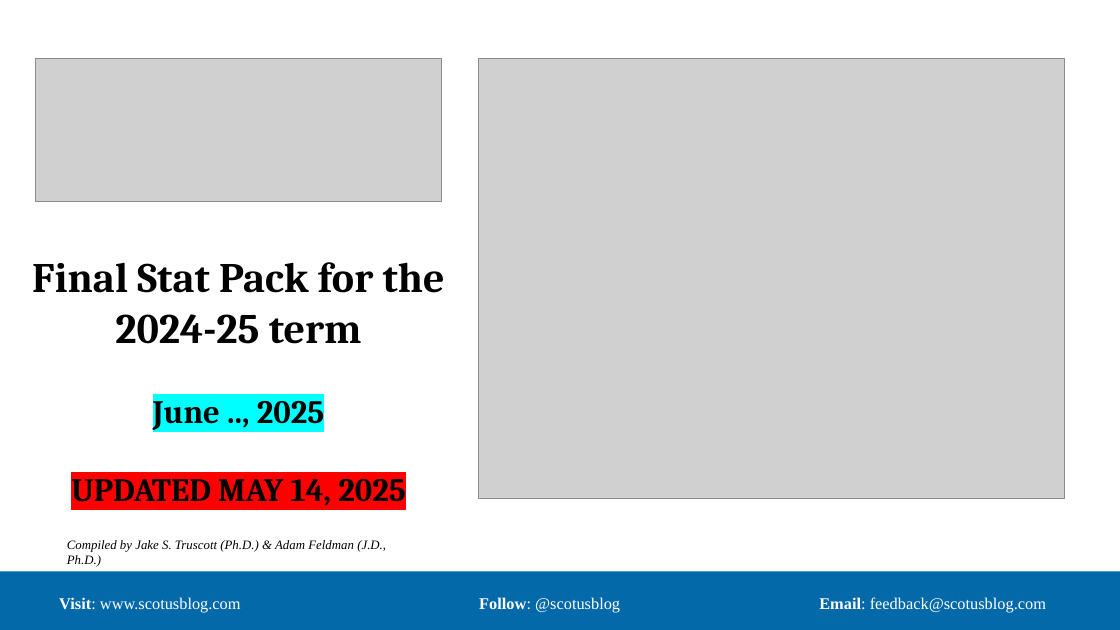
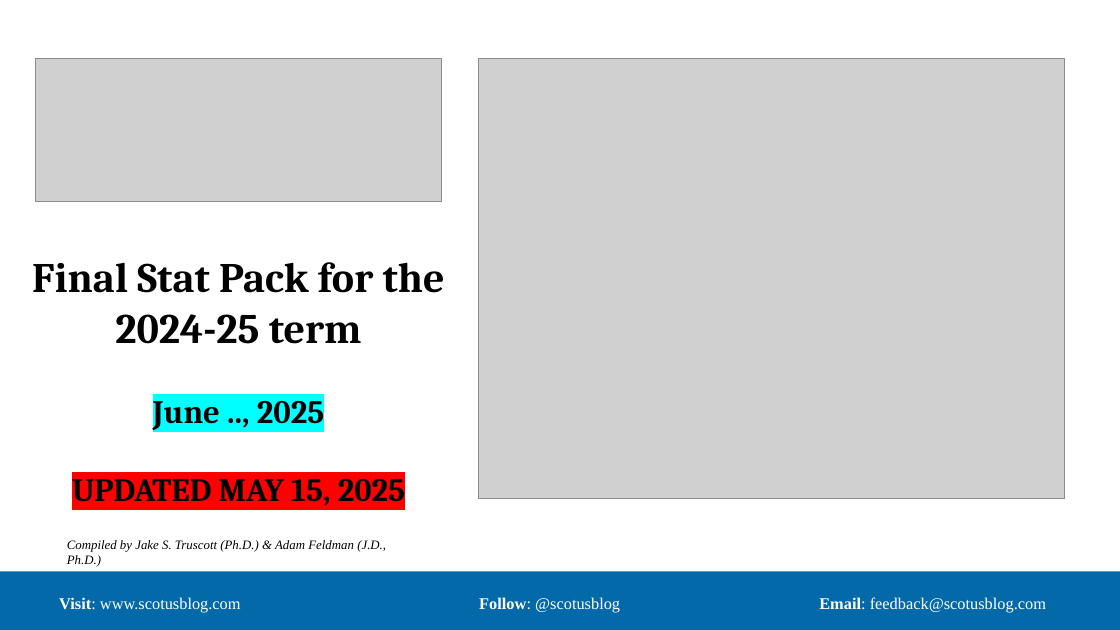
Before and after one commit to JakeTruscott/scotuswatch, a slide deck: slide 1 of Stat Reviews/OT24_StatReview/compilation/SCOTUSBlog/statpack_OT24.pptx. Drawn at 1120x630 pixels with LibreOffice and Linux fonts; fonts in the diff are those of the drawing; grey boxes stand for pictures. Boxes give left, top, right and bottom in pixels: in the first picture for what was removed or moved away, otherwise in the second. Text is boxed around its words. In the diff, an @@ line names an element or a change of style, - is before the commit and + after.

```diff
--- a/Stat Reviews/OT24_StatReview/compilation/SCOTUSBlog/statpack_OT24.pptx
+++ b/Stat Reviews/OT24_StatReview/compilation/SCOTUSBlog/statpack_OT24.pptx
@@ title at (32, 262, 445, 506): text changed @@
-Final Stat Pack for the 2024-25 term
-June .., 2025
-UPDATED MAY 14, 2025
+Final Stat Pack for the 2024-25 term
+June .., 2025
+UPDATED MAY 15, 2025
```
Also in this commit, not shown: 1 other slide changed, 22 other files.
